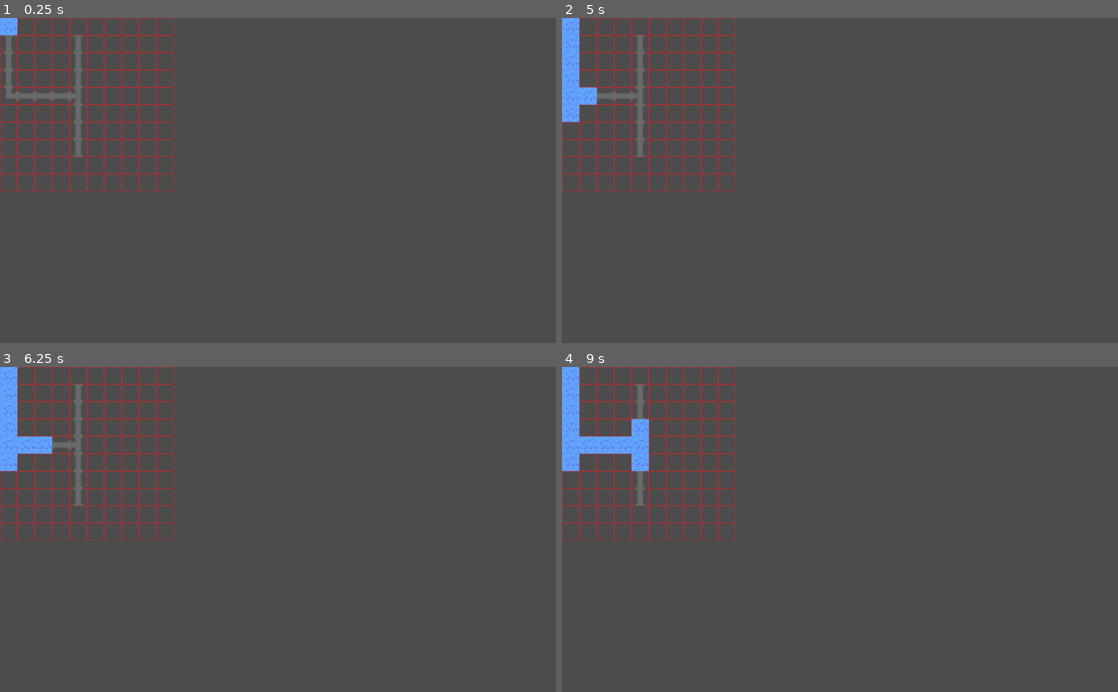
Above: before the commit, frames 1-4 (two rows, left to right).
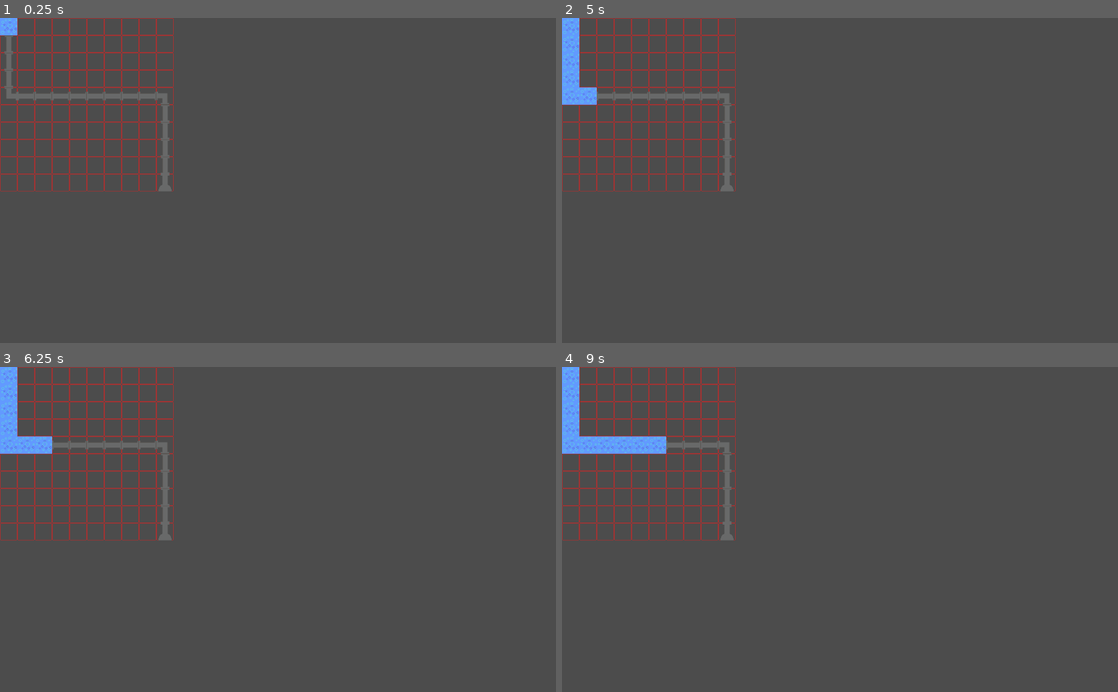
Above: after the commit, the same moments.

Repository: arturnista/waterpipe_godot
Game: Godot game, scene res://Scenes/Game.tscn
Two runs of this game, one before a commit and one after it. Both use one fixed random seed, a clock stepped at 60 frames per second and the inputs below.
Inputs (mouse positions are in pixels of both pictures, inside the frame that each line leads up to):
- Up to frame 1 (0.25 s): no input
- Up to frame 2 (5 s): tap Enter at 0.5, 2.75, 4.25 s; move the mouse to (962, 164) at 0.52 s; tap R (player_rotate_pipe) at 0.6, 1.55, 2.1, 3.05, 3.6, 4.55 s; click (962, 164) at 0.8 s; tap Space at 1.25, 3.5 s; move the mouse to (728, 196) at 1.27 s; click (728, 196) at 1.35 s; move the mouse to (895, 109) at 2.02 s; click (895, 109) at 2.3 s; move the mouse to (812, 245) at 2.77 s; click (812, 245) at 2.85 s; move the mouse to (1006, 229) at 3.52 s; click (1006, 229) at 3.8 s; move the mouse to (673, 131) at 4.27 s; click (673, 131) at 4.35 s
- Up to frame 3 (6.25 s): move the mouse to (305, 529) at 5.02 s; tap R (player_rotate_pipe) at 5.1, 6.05 s; click (305, 529) at 5.3 s; tap Space at 5.75 s; move the mouse to (194, 448) at 5.77 s; click (194, 448) at 5.85 s
- Up to frame 4 (9 s): move the mouse to (962, 513) at 6.52 s; tap R (player_rotate_pipe) at 6.6, 7.55, 8.1 s; click (962, 513) at 6.8 s; move the mouse to (728, 545) at 7.27 s; click (728, 545) at 7.35 s; move the mouse to (895, 458) at 8.02 s; click (895, 458) at 8.3 s; move the mouse to (812, 594) at 8.77 s; click (812, 594) at 8.85 s

The runs differ from the first frame. In frame 1, 0.9% of the frame differs, in the area x 13-31%, y 5-54%; in frame 2, 1.0%; in frame 3, 1.0%; in frame 4, 1.3%, in the area x 0-31%, y 5-54%.
Error after the commit: Invalid get index 'is_draggable' (on base: 'Nil'). (res://Scripts/tile_map.gd:63)

Commit message:
Added start and end pipe. Fix water step to account for pipes rotation

Diff:
--- a/Elements/Pipe.tscn
+++ b/Elements/Pipe.tscn
@@ -14,10 +14,18 @@
 [node name="Node2D" type="Node2D" parent="."]
 position = Vector2( 16, 16 )
 
+[node name="Start" type="Sprite" parent="Node2D"]
+texture = ExtResource( 1 )
+region_enabled = true
+region_rect = Rect2( 0, 0, 32, 32 )
+__meta__ = {
+"_edit_group_": true
+}
+
 [node name="Vertical" type="Sprite" parent="Node2D"]
 texture = ExtResource( 1 )
 region_enabled = true
-region_rect = Rect2( 0, 0, 32, 32 )
+region_rect = Rect2( 32, 0, 32, 32 )
 __meta__ = {
 "_edit_group_": true
 }
@@ -26,7 +34,7 @@
 visible = false
 texture = ExtResource( 1 )
 region_enabled = true
-region_rect = Rect2( 32, 0, 32, 32 )
+region_rect = Rect2( 64, 0, 32, 32 )
 __meta__ = {
 "_edit_group_": true
 }
@@ -35,7 +43,7 @@
 visible = false
 texture = ExtResource( 1 )
 region_enabled = true
-region_rect = Rect2( 64, 0, 32, 32 )
+region_rect = Rect2( 96, 0, 32, 32 )
 __meta__ = {
 "_edit_group_": true
 }
@@ -44,7 +52,7 @@
 visible = false
 texture = ExtResource( 1 )
 region_enabled = true
-region_rect = Rect2( 96, 0, 32, 32 )
+region_rect = Rect2( 128, 0, 32, 32 )
 __meta__ = {
 "_edit_group_": true
 }
--- a/Scripts/game_controller.gd
+++ b/Scripts/game_controller.gd
@@ -4,8 +4,6 @@
 
 var tilemap = null
 var waterPath = null
-
-var time = 0
 
 # Called when the node enters the scene tree for the first time.
 func _ready():
@@ -14,7 +12,7 @@
 	var pipe = null
 
 	pipe = tilemap.create_pipe(Vector2(0, 0))
-	pipe.init(PipeDefs.PIPE_TYPE.VERTICAL)
+	pipe.init(PipeDefs.PIPE_TYPE.START)
 	pipe = tilemap.create_pipe(Vector2(0, 1))
 	pipe.init(PipeDefs.PIPE_TYPE.VERTICAL)
 	pipe = tilemap.create_pipe(Vector2(0, 2))
@@ -33,33 +31,40 @@
 	pipe = tilemap.create_pipe(Vector2(3, 4))
 	pipe.init(PipeDefs.PIPE_TYPE.VERTICAL)
 	pipe.turn()
+	pipe = tilemap.create_pipe(Vector2(4, 4))
+	pipe.init(PipeDefs.PIPE_TYPE.VERTICAL)
+	pipe.turn()
+	pipe = tilemap.create_pipe(Vector2(5, 4))
+	pipe.init(PipeDefs.PIPE_TYPE.VERTICAL)
+	pipe.turn()
+	pipe = tilemap.create_pipe(Vector2(6, 4))
+	pipe.init(PipeDefs.PIPE_TYPE.VERTICAL)
+	pipe.turn()
+	pipe = tilemap.create_pipe(Vector2(7, 4))
+	pipe.init(PipeDefs.PIPE_TYPE.VERTICAL)
+	pipe.turn()
+	pipe = tilemap.create_pipe(Vector2(8, 4))
+	pipe.init(PipeDefs.PIPE_TYPE.VERTICAL)
+	pipe.turn()
 
-	pipe = tilemap.create_pipe(Vector2(4, 4))
-	pipe.init(PipeDefs.PIPE_TYPE.T)
-	pipe.turn()
+	pipe = tilemap.create_pipe(Vector2(9, 4))
+	pipe.init(PipeDefs.PIPE_TYPE.CURVE)
 	pipe.turn()
 	pipe.turn()
 
-	pipe = tilemap.create_pipe(Vector2(4, 5))
+	pipe = tilemap.create_pipe(Vector2(9, 5))
 	pipe.init(PipeDefs.PIPE_TYPE.VERTICAL)
-	pipe = tilemap.create_pipe(Vector2(4, 6))
+	pipe = tilemap.create_pipe(Vector2(9, 6))
 	pipe.init(PipeDefs.PIPE_TYPE.VERTICAL)
-	pipe = tilemap.create_pipe(Vector2(4, 7))
+	pipe = tilemap.create_pipe(Vector2(9, 7))
+	pipe.init(PipeDefs.PIPE_TYPE.VERTICAL)
+	pipe = tilemap.create_pipe(Vector2(9, 8))
 	pipe.init(PipeDefs.PIPE_TYPE.VERTICAL)
 
-	pipe = tilemap.create_pipe(Vector2(4, 3))
-	pipe.init(PipeDefs.PIPE_TYPE.VERTICAL)
-	pipe = tilemap.create_pipe(Vector2(4, 2))
-	pipe.init(PipeDefs.PIPE_TYPE.VERTICAL)
-	pipe = tilemap.create_pipe(Vector2(4, 1))
-	pipe.init(PipeDefs.PIPE_TYPE.VERTICAL)
+	pipe = tilemap.create_pipe(Vector2(9, 9))
+	pipe.init(PipeDefs.PIPE_TYPE.END)
+	pipe.turn()
+	pipe.turn()
 
 	waterPath = get_node("WaterPath")
 	waterPath.init(tilemap, Vector2(0, 0))
-
-# Called every frame. 'delta' is the elapsed time since the previous frame.
-func _process(delta):
-	time += delta
-	if (time > 1):
-		waterPath.move()
-		time = 0
--- a/Scripts/pipe.gd
+++ b/Scripts/pipe.gd
@@ -3,6 +3,9 @@
 var player = null
 var exits = []
 var sprite = null
+var pipeType = null
+
+var is_draggable = true
 
 func _ready():
 	pass
@@ -14,27 +17,42 @@
 		var y = exits[i].y
 
 		if x == 1 or x == -1: x = 0
-		elif exits[i].y == 1: x = 1
-		elif exits[i].y == -1: x = -1
+		elif exits[i].y == 1: x = -1
+		elif exits[i].y == -1: x = 1
 
 		if y == 1 or y == -1: y = 0
-		elif exits[i].x == -1: y = 1
-		elif exits[i].x == 1: y = -1
+		elif exits[i].x == -1: y = -1
+		elif exits[i].x == 1: y = 1
 
 		exits[i] = Vector2(x, y)
 
+	update()
+
 func init(type):
-	var verticalNode = get_child(0).get_child(0)
-	var curveNode = get_child(0).get_child(1)
-	var tNode = get_child(0).get_child(2)
-	var allNode = get_child(0).get_child(3)
+	var startNode = get_child(0).get_child(0)
+	var endNode = get_child(0).get_child(0)
+	var verticalNode = get_child(0).get_child(1)
+	var curveNode = get_child(0).get_child(2)
+	var tNode = get_child(0).get_child(3)
+	var allNode = get_child(0).get_child(4)
 
+	startNode.hide()
 	verticalNode.hide()
 	curveNode.hide()
 	tNode.hide()
 	allNode.hide()
 
-	if type == PipeDefs.PIPE_TYPE.VERTICAL:
+	pipeType = type
+
+	if type == PipeDefs.PIPE_TYPE.START:
+		is_draggable = false
+		sprite = startNode
+		startNode.show()
+		exits = [
+			Vector2(0, 1)
+		]
+
+	elif type == PipeDefs.PIPE_TYPE.VERTICAL:
 		sprite = verticalNode
 		verticalNode.show()
 		exits = [
@@ -46,7 +64,7 @@
 		sprite = curveNode
 		curveNode.show()
 		exits = [
-			Vector2(0, 1),
+			Vector2(0, -1),
 			Vector2(1, 0)
 		]
 
@@ -54,7 +72,7 @@
 		sprite = tNode
 		tNode.show()
 		exits = [
-			Vector2(0, 1),
+			Vector2(0, -1),
 			Vector2(1, 0),
 			Vector2(-1, 0)
 		]
@@ -63,8 +81,18 @@
 		sprite = allNode
 		allNode.show()
 		exits = [
+			Vector2(0, -1),
 			Vector2(0, 1),
-			Vector2(0, -1),
 			Vector2(1, 0),
 			Vector2(-1, 0)
 		]
+
+	if type == PipeDefs.PIPE_TYPE.END:
+		is_draggable = false
+		sprite = endNode
+		endNode.show()
+		exits = [
+			Vector2(0, 1)
+		]
+
+	update()
--- a/Scripts/pipe_type.gd
+++ b/Scripts/pipe_type.gd
@@ -2,8 +2,10 @@
 extends Reference
 
 enum PIPE_TYPE {
+	START,
 	VERTICAL,
 	CURVE,
 	T,
-	ALL
+	ALL,
+	END
 }
--- a/Scripts/tile_map.gd
+++ b/Scripts/tile_map.gd
@@ -44,6 +44,7 @@
 func place_pipe(pipe, position):
 	if !is_inside_map(position):
 		return false
+
 	if tileMap[position] != null:
 		return false
 
@@ -58,6 +59,10 @@
 		return null
 
 	var pipe = tileMap[position]
+
+	if !pipe.is_draggable:
+		return null
+
 	tileMap[position] = null
 	return pipe
 
@@ -83,6 +88,9 @@
 	)
 	return map_position
 
+func has_water(position):
+	return waterMap.has(position)
+
 func place_water(position):
 	var water = load(WATER_SCENE)
 	var waterNode = water.instance()
--- a/Scripts/water_controller.gd
+++ b/Scripts/water_controller.gd
@@ -2,23 +2,67 @@
 
 var tilemap = null
 
-var positions = []
+var end_positions = []
+var time = 0
+var step_time = 1
+var moving = true
 
 func init(tm, initialPosition):
 	tilemap = tm
 	tilemap.place_water(initialPosition)
-	positions = [initialPosition]
+	end_positions = [initialPosition]
 
-func move():
+func _process(delta):
+	if !moving: return
+
+	time += delta
+	if (time > step_time):
+		step()
+		time = 0
+
+func lost():
+	print("Perdeu")
+	moving = false
+
+func win():
+	print("GANHOU")
+	moving = false
+
+func step():
 	var result_positions = []
-	for pos in positions:
+	for pos in end_positions:
 		var pipe = tilemap.get_pipe_at_position(pos)
-		if pipe != null:
-			for exit in pipe.exits:
-				result_positions.push_back(pos + exit)
+		if pipe == null:
+			lost()
+			return
 
-	print(result_positions)
+		for exit in pipe.exits:
+			var final_position = pos + exit
+
+			var final_pipe = tilemap.get_pipe_at_position(final_position)
+			if final_pipe == null:
+				lost()
+				return
+
+			var find_valid_position = false
+			for final_exit in final_pipe.exits:
+				var test_position = final_position + final_exit
+				if test_position == pos:
+					find_valid_position = true
+					break
+
+			if !find_valid_position:
+				lost()
+				return
+
+			if !tilemap.has_water(final_position):
+				result_positions.push_back(final_position)
+
+			if final_pipe.pipeType == PipeDefs.PIPE_TYPE.END:
+				win()
+				return
+
 	for r in result_positions:
 		tilemap.place_water(r)
 
-	positions = result_positions
+	end_positions = result_positions
Binary file changed: Sprites/canos.aseprite
Binary file changed: Sprites/canos.png
